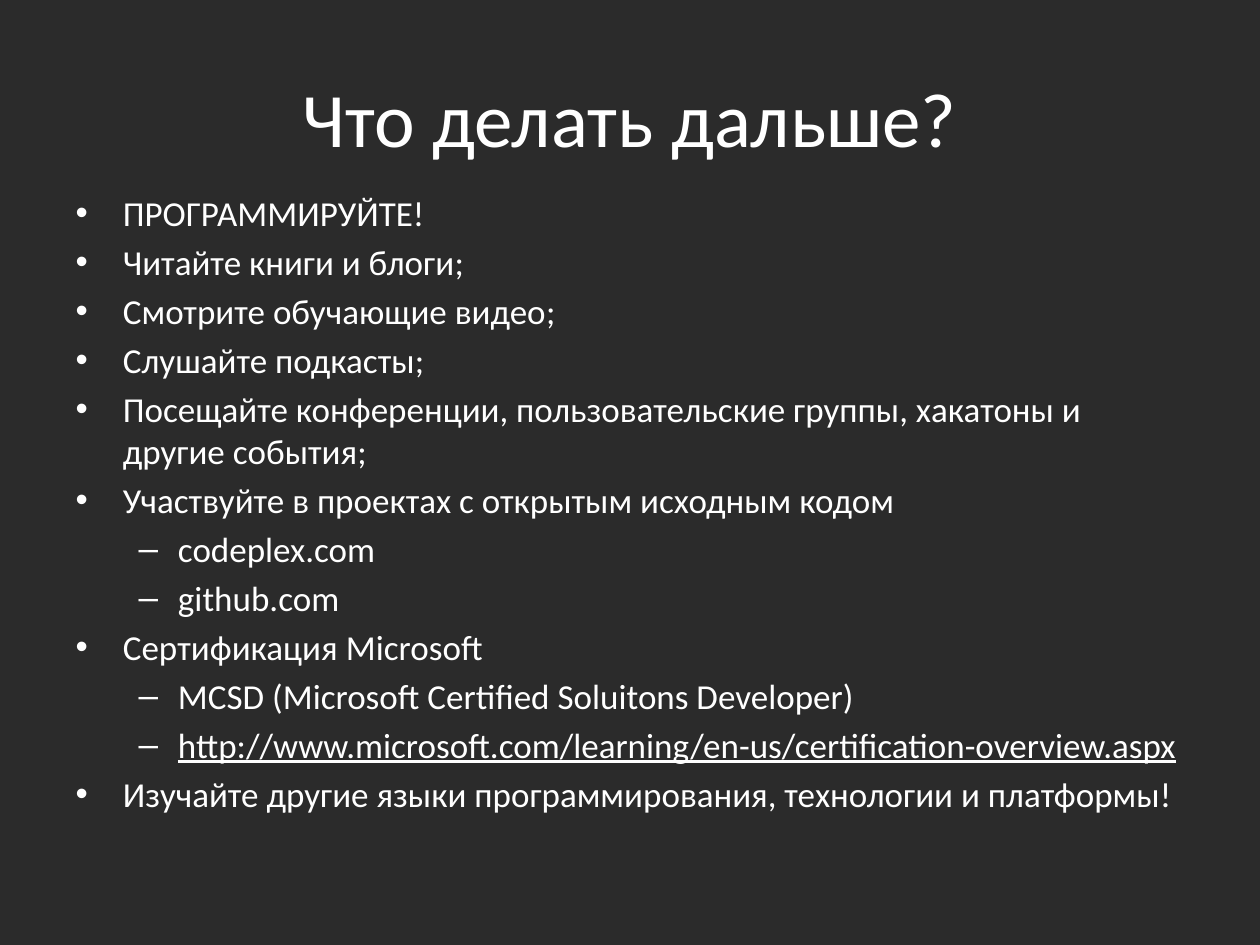
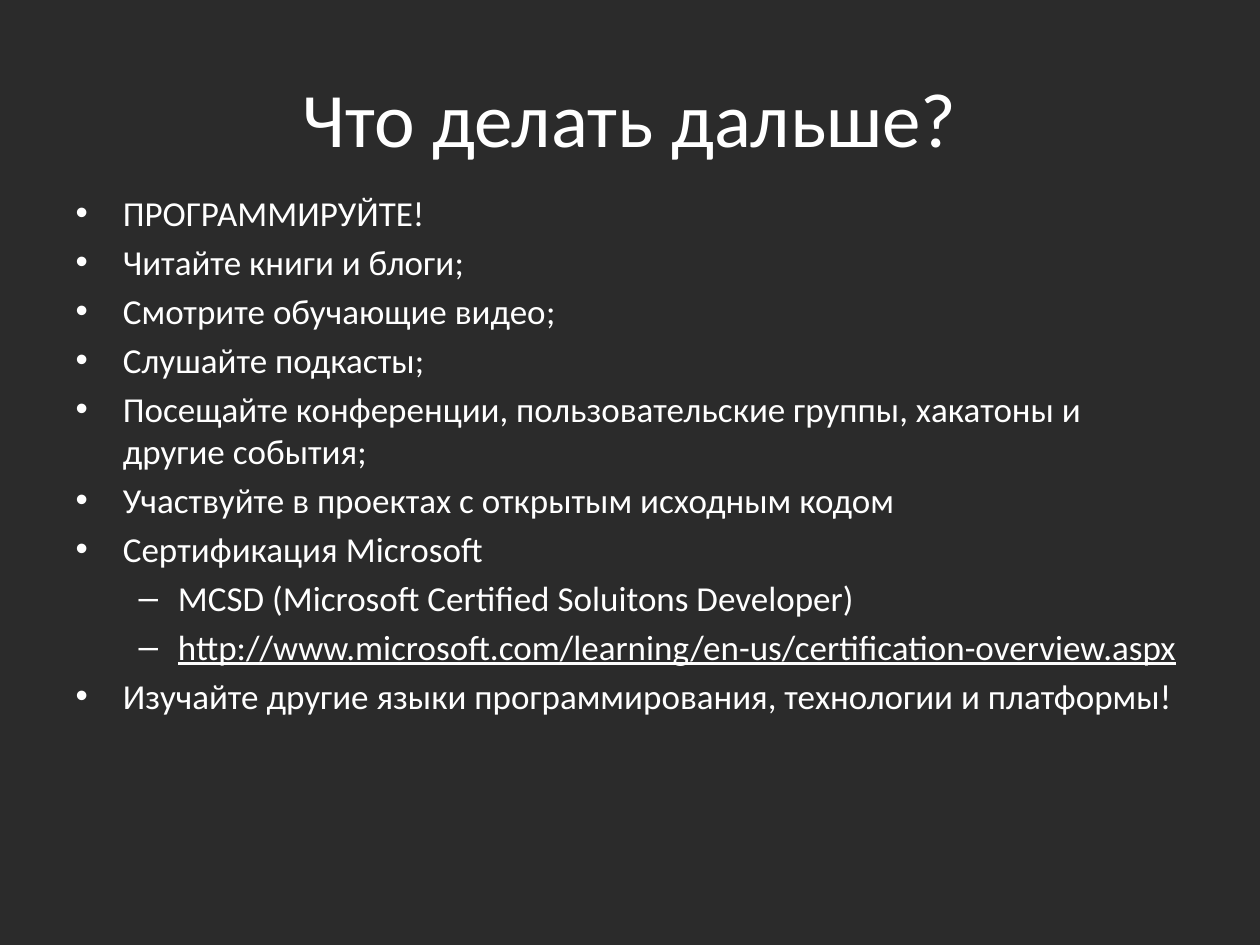
Before and after one commit to bazile/Training, a slide deck: slide 5 of Presentation/that-is-all-folks.pptx. Drawn at 1260x945 pixels with LibreOffice and Linux fonts; fonts in the diff are those of the drawing; background and template pictures are left out; a plain dark background stands for a picture behind light text. Boxes give left, top, right and bottom in pixels: in the first picture for what was removed or moved away, otherwise in the second. Text is boxed around its words. In the diff, an @@ line names an element or a change of style, - is before the commit and + after.

```diff
--- a/Presentation/that-is-all-folks.pptx
+++ b/Presentation/that-is-all-folks.pptx
@@ text at (x1=178, y1=537, x2=375, y2=617): paragraphs removed @@
-  – codeplex.com
-  – github.com
```
Also in this commit, not shown: 1 slide added.
